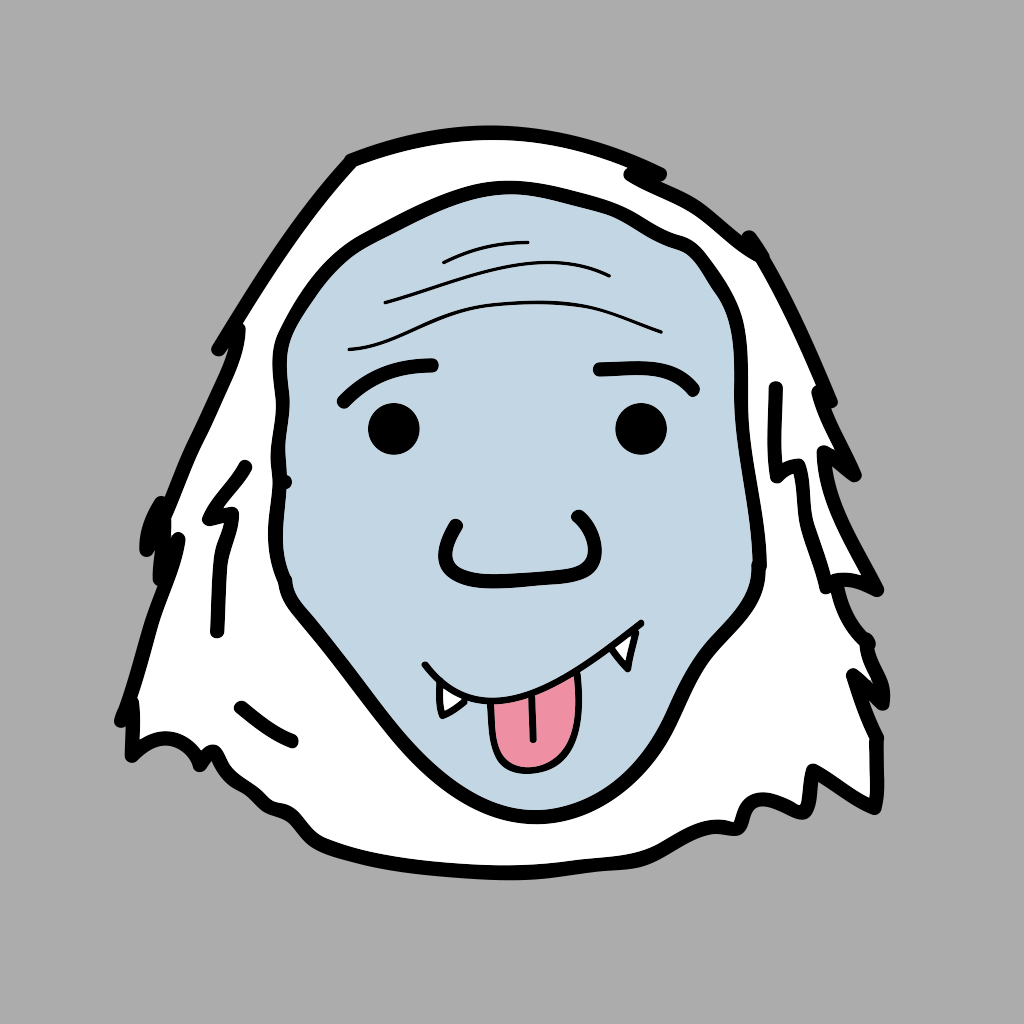
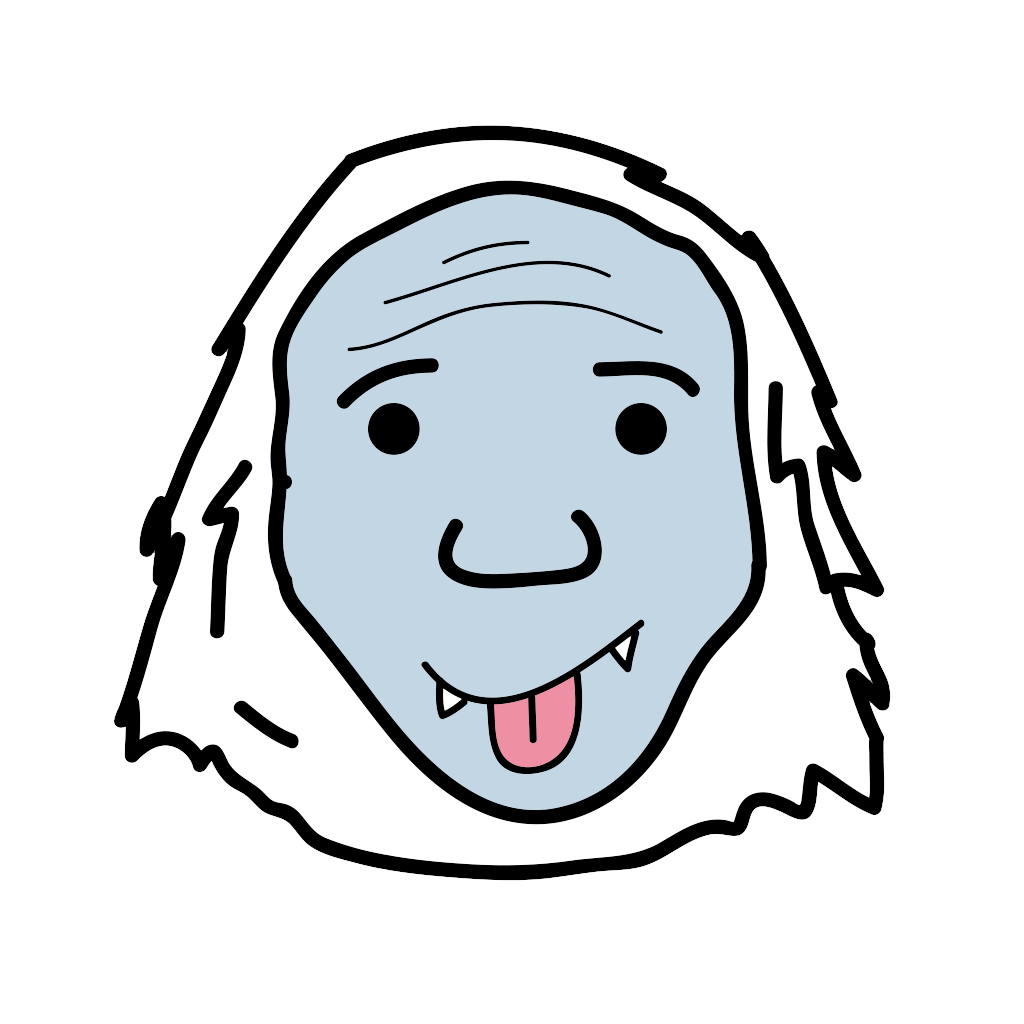
Two versions of the same layered image (1024x1024). Layer-by-layer changes:
painted on "hungryyeti" over [114, 125, 891, 881]
renamed "Background" to "Layer 0", painted on it over [0, 0, 1024, 1024]
